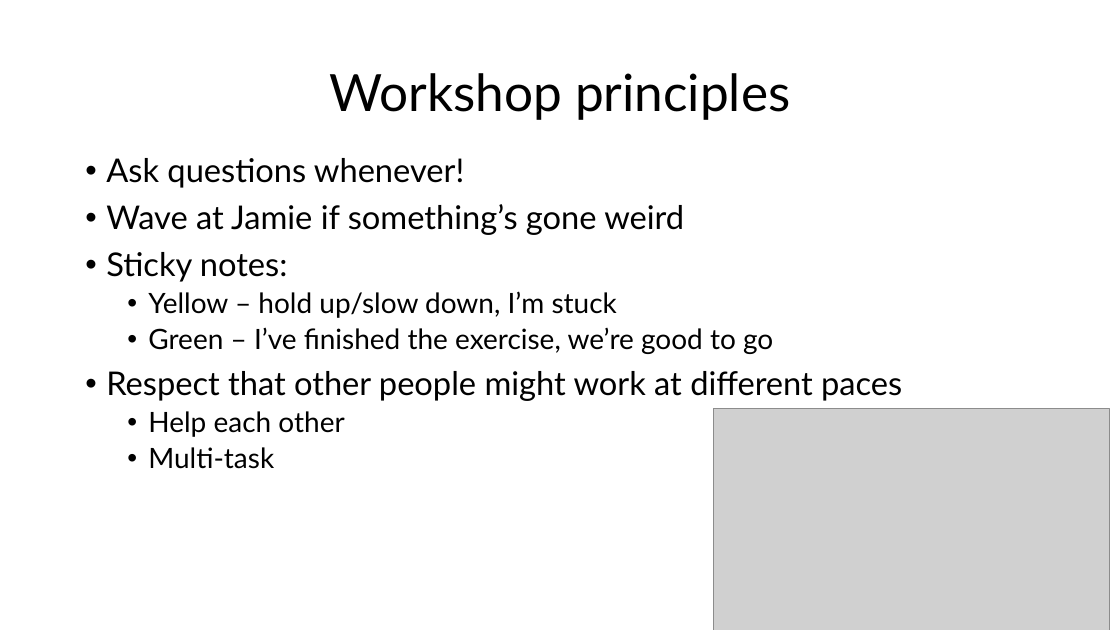
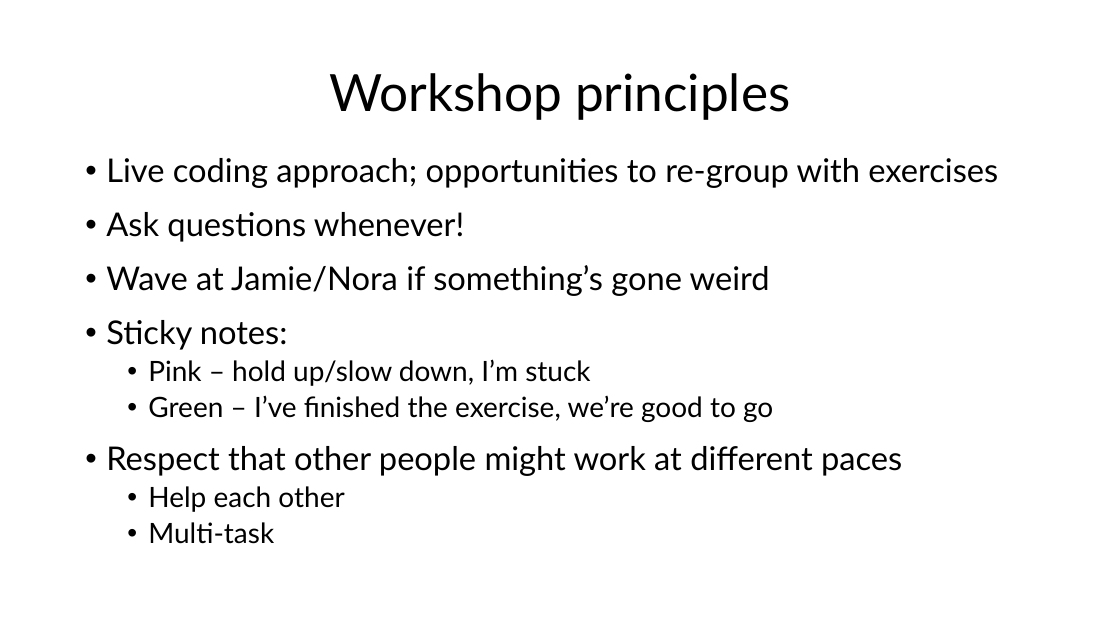
Before and after one commit to emljames/introR, a slide deck: slide 3 of Introduction to R - Intro slides.pptx. Drawn at 1120x630 pixels with LibreOffice and Linux fonts; fonts in the diff are those of the drawing; grey boxes stand for pictures. Boxes give left, top, right and bottom in pixels: in the first picture for what was removed or moved away, otherwise in the second. Text is boxed around its words. In the diff, an @@ line names an element or a change of style, - is before the commit and + after.

```diff
--- a/Introduction to R - Intro slides.pptx
+++ b/Introduction to R - Intro slides.pptx
@@ text at box(106, 158, 998, 188): paragraph added @@
+• Live coding approach; opportunities to re-group with exercises
@@ text at box(106, 212, 773, 422): more space between paragraphs @@
@@ text at box(106, 265, 770, 296): text changed @@
-• Wave at Jamie if something’s gone weird
+• Wave at Jamie/Nora if something’s gone weird
@@ text at box(148, 359, 590, 386): text changed @@
-  • Yellow – hold up/slow down, I’m stuck
+  • Pink – hold up/slow down, I’m stuck
@@ picture removed at box(714, 409, 1110, 630) @@
```
Also in this commit, not shown: 5 other slides changed, 3 other files.
